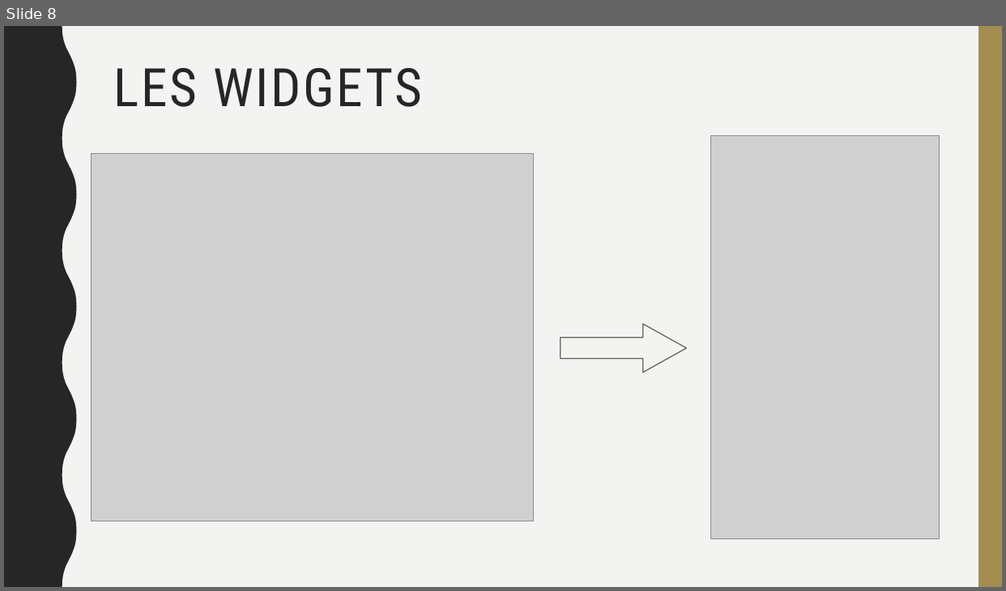
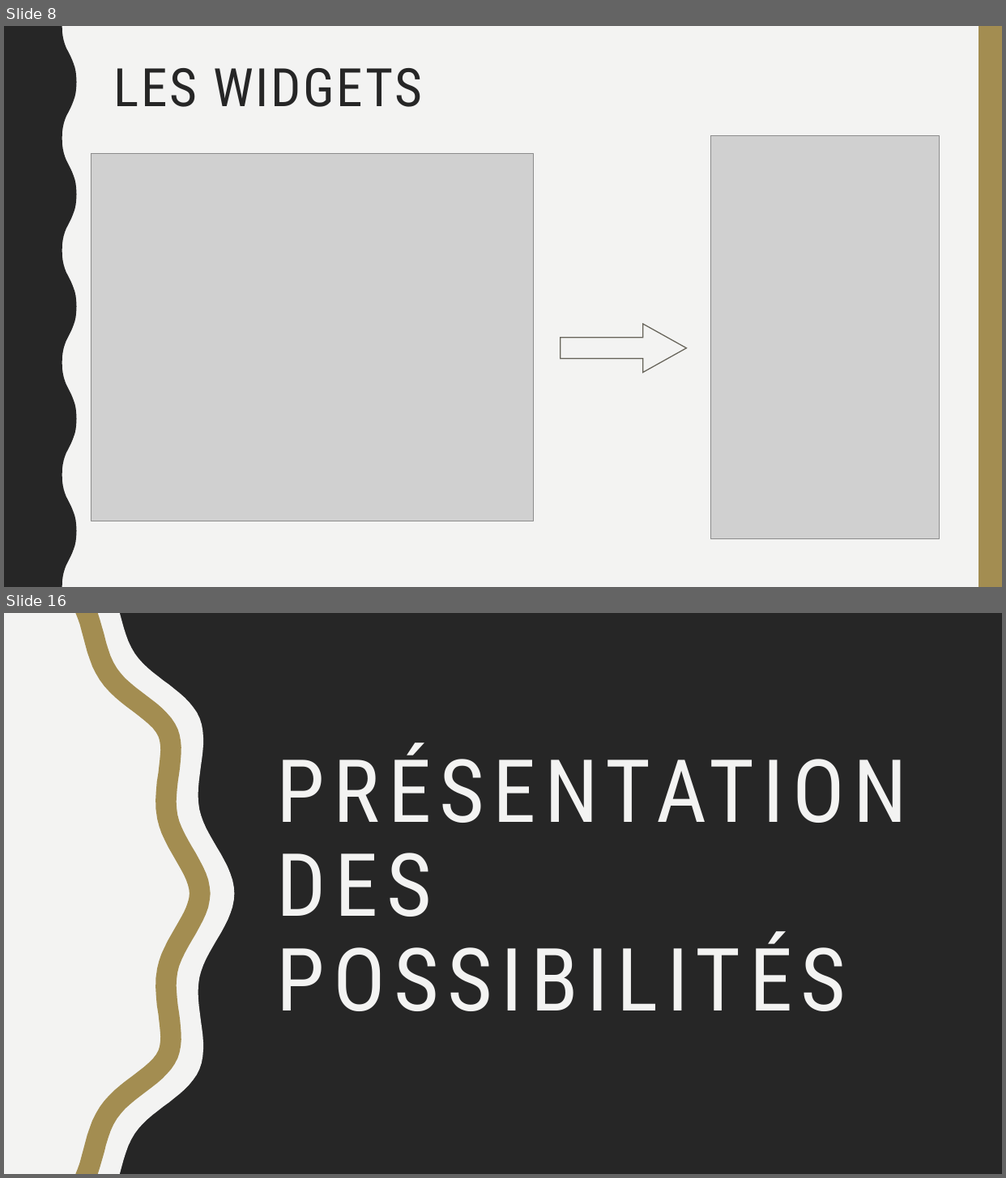
Before and after one commit to Tristan54/Mobile-projects, a slide deck: présentation.odp. Shown one above the other, each under a label of ours: slide 8 before the commit, slides 8 and 16 after it; the slides between them are not shown. The pictures are 1006x591 and 1006x1178 pixels, drawn with LibreOffice and Linux fonts; fonts in the diff are those of the drawing; grey boxes stand for pictures. Boxes give left, top, right and bottom in pixels: in the first picture for what was removed or moved away, otherwise in the second. Text is boxed around its words. In the diff, an @@ line names an element or a change of style, - is before the commit and + after.

```diff
--- a/présentation.odp
+++ b/présentation.odp
@@ slide 16 added at <box>4,613,1002,1174</box>, background #262626 @@
@@ freeform shape added at <box>4,613,235,1174</box>, fill #F3F3F2 @@
@@ freeform shape added at <box>76,613,211,1174</box>, fill #A38D51 @@
@@ title added at <box>277,743,908,1012</box>, 84 pt, text #F3F3F2 @@
+PRÉSENTATION DES POSSIBILITÉS
```
Also in this commit, not shown: 4 slides changed, 6 other slides added, 1 slide removed, 1 other file.
